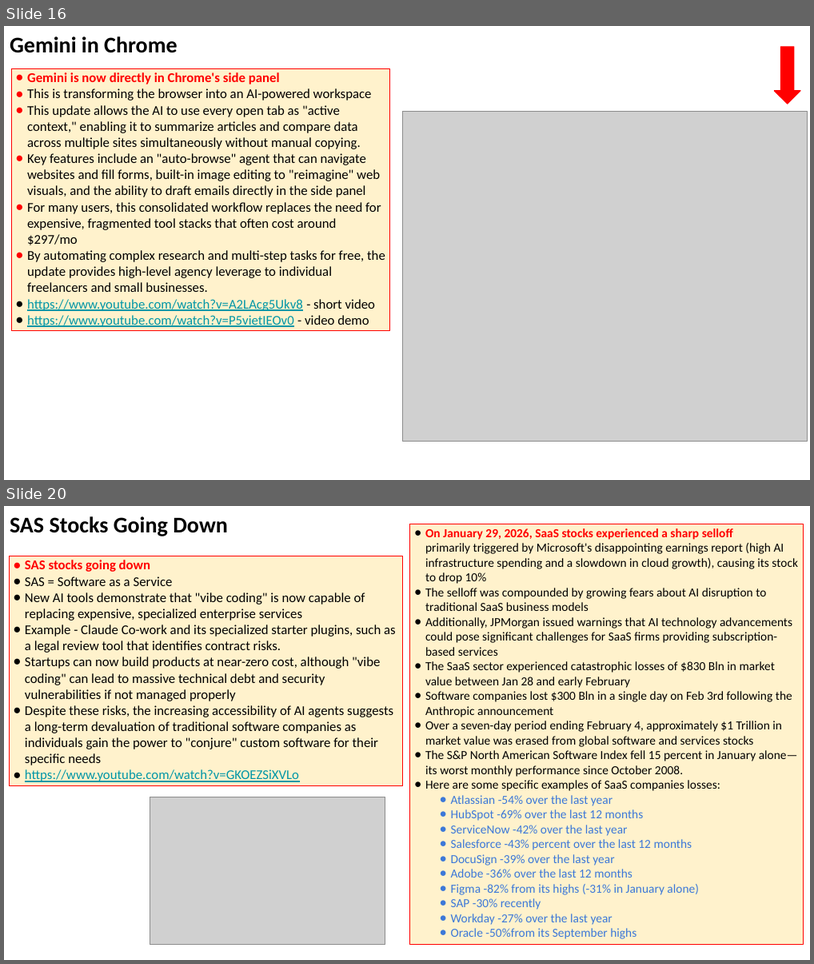
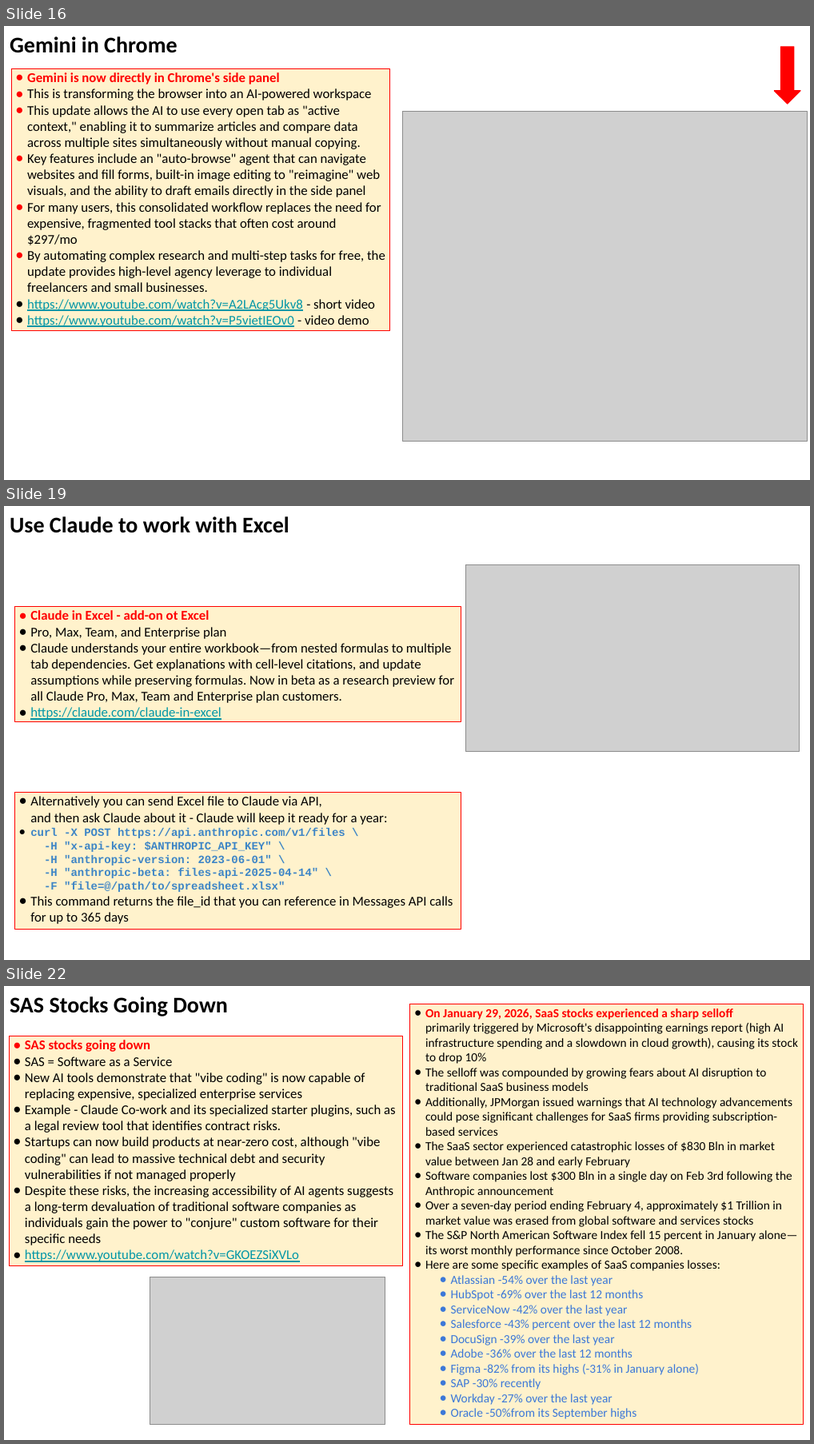
Before and after one commit to lselector/seminar, a slide deck: 2026/2026-02-06-AI-Updates.pptx. Shown one above the other, each under a label of ours: slides 16 and 20 before the commit, slides 16, 19 and 22 after it; the slides between them are not shown. The pictures are 814x964 and 814x1444 pixels, drawn with LibreOffice and Linux fonts; fonts in the diff are those of the drawing; grey boxes stand for pictures. Boxes give left, top, right and bottom in pixels: in the first picture for what was removed or moved away, otherwise in the second. Text is boxed around its words. In the diff, an @@ line names an element or a change of style, - is before the commit and + after.

```diff
--- a/2026/2026-02-06-AI-Updates.pptx
+++ b/2026/2026-02-06-AI-Updates.pptx
@@ slide 19 added at (4,506,810,960), background #FFFFFF @@
@@ text added at (10,516,290,533), 20 pt, text #000000, bold @@
+Use Claude to work with Excel
@@ picture added at (466,565,799,751) @@
@@ rectangle added at (14,606,461,721), fill #FFF2CC, outline #FF0000 0.75 pt, 12 pt, text #000000 @@
+● Claude in Excel - add-on ot Excel
+● Pro, Max, Team, and Enterprise plan
+● Claude understands your entire workbook—from nested formulas to multiple tab dependencies. Get explanations with cell-level citations, and update assumptions while preserving formulas. Now in beta as a research preview for all Claude Pro, Max, Team and Enterprise plan customers.
+● https://claude.com/claude-in-excel
@@ rectangle added at (14,792,461,928), fill #FFF2CC, outline #FF0000 0.75 pt, 10 pt, text #3D85C6, bold @@
+● Alternatively you can send Excel file to Claude via API,
+  and then ask Claude about it - Claude will keep it ready for a year:
+● curl -X POST https://api.anthropic.com/v1/files \
+  -H "x-api-key: $ANTHROPIC_API_KEY" \
+  -H "anthropic-version: 2023-06-01" \
+  -H "anthropic-beta: files-api-2025-04-14" \
+  -F "file=@/path/to/spreadsheet.xlsx"
+● This command returns the file_id that you can reference in Messages API calls for up to 365 days
@@ what was slide 20 is now slide 22 @@
```
Also in this commit, not shown: 4 slides changed, 1 other slide added.
